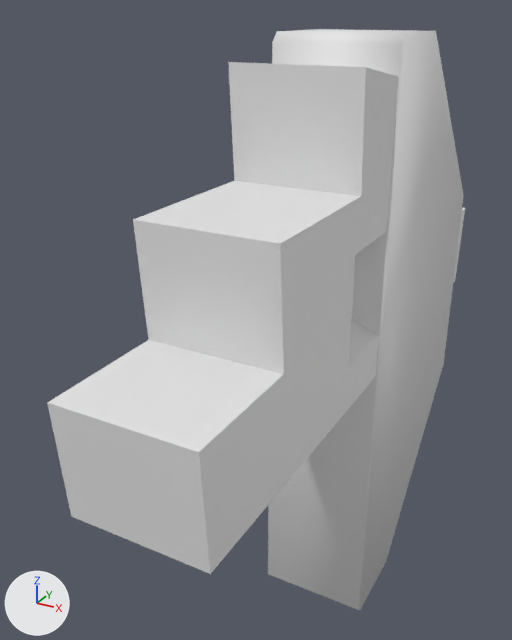
What one commit did to the FBX model Assets/Stylized_Egypt/Meshes/building/SM_building_part_03.fbx.
Both versions are drawn from a camera (50 mm lens) standing at (0.65, -1.535, 0.851) and looking at (-0.171, -0.042, 0.104). The lights are fixed; the arrows at lower left show +X, +Y and +Z. Where no turn or scale is listed for an object, it has been applied to the vertices.

The first picture shows 'SM_building_part_03', 'SM_building_part_03_ConvexHulls'.
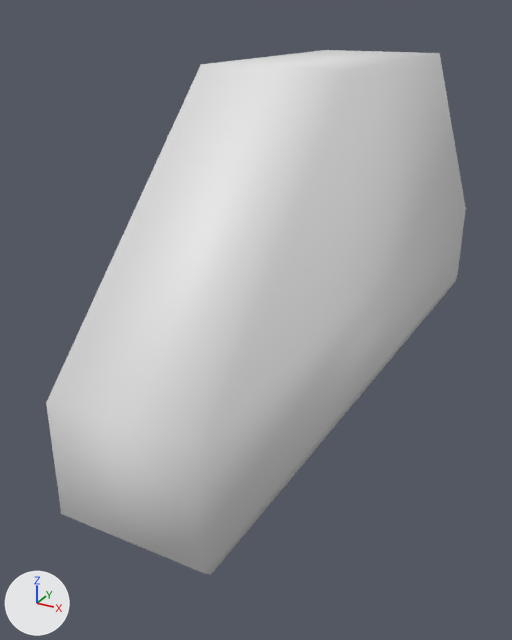
Changed parts and their boxes (x1, y1, x2, y2) in the pictures (512 x 640 px):
'SM_building_part_03_ConvexHulls', moved, rescaled (114% wider, 10% shorter): before (268, 29, 464, 610); after (46, 50, 466, 575)
'SM_building_part_03', unchanged, covered by the edit: before (47, 62, 465, 574)

The change, as a diff of the scene's bpy script:
```diff
--- a/Assets/Stylized_Egypt/Meshes/building/SM_building_part_03.fbx.py
+++ b/Assets/Stylized_Egypt/Meshes/building/SM_building_part_03.fbx.py
@@ ob_sm_building_part_03_convexhulls @@
 ob_sm_building_part_03_convexhulls = bpy.data.objects.new('SM_building_part_03_ConvexHulls', me_sm_building_part_03_convexhulls)
+ob_sm_building_part_03_convexhulls.parent = ob_sm_building_part_248
 ob_sm_building_part_03_convexhulls.location = (0.0, 0.0, 0.0)
-ob_sm_building_part_03_convexhulls.scale = (0.01, 0.01, 0.01)
@@ ob_sm_building_part_248 @@
+ob_sm_building_part_248 = bpy.data.objects.new('SM_building_part_248', None)
+ob_sm_building_part_248.location = (0.0, 0.0, 0.0)
+ob_sm_building_part_248.rotation_euler = (1.571, 0.0, 0.0)  # degrees (90, 0, 0)
+ob_sm_building_part_248.scale = (0.01, 0.01, 0.01)
```
